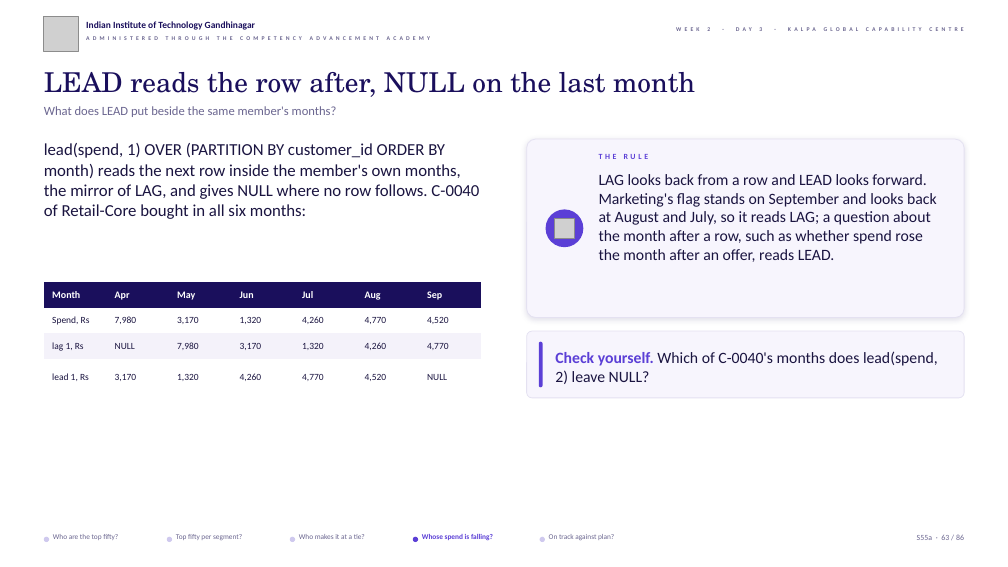
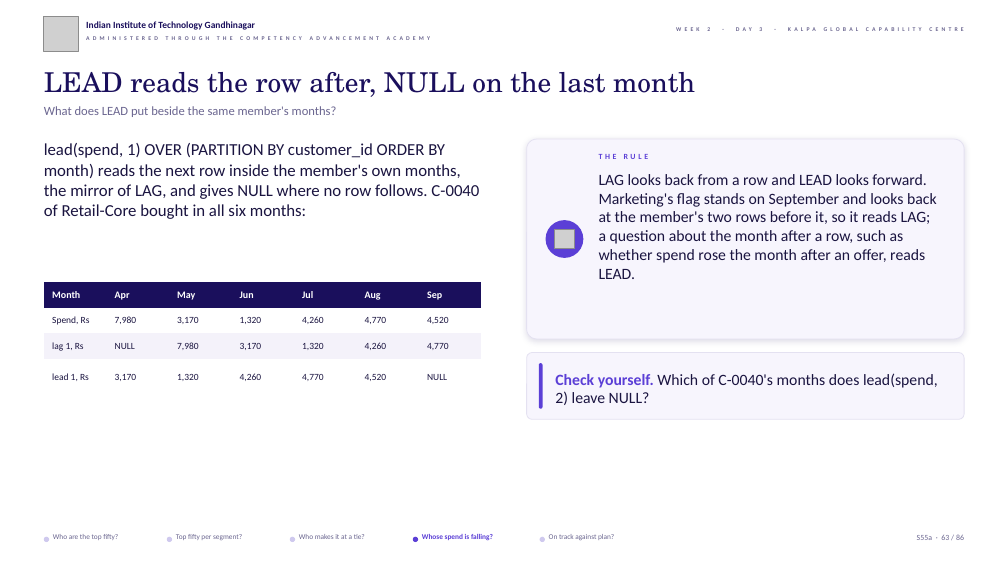
Before and after one commit to fde-academy-lab/c2-content-factory, a slide deck: slide 63 of content/W02/D3/slides/C2_W02_D03_half1_STUDENT.pptx. Drawn at 1008x567 pixels with LibreOffice and Linux fonts; fonts in the diff are those of the drawing; grey boxes stand for pictures; background and template pictures are left out. Boxes give left, top, right and bottom in pixels: in the first picture for what was removed or moved away, otherwise in the second. Text is boxed around its words. In the diff, an @@ line names an element or a change of style, - is before the commit and + after.

```diff
--- a/content/W02/D3/slides/C2_W02_D03_half1_STUDENT.pptx
+++ b/content/W02/D3/slides/C2_W02_D03_half1_STUDENT.pptx
@@ rounded rectangle: place and size @@
-rounded rectangle at bbox=[527, 139, 965, 318]
+rounded rectangle at bbox=[527, 139, 965, 339]
@@ text at bbox=[599, 174, 937, 279]: text changed @@
-LAG looks back from a row and LEAD looks forward. Marketing's flag stands on September and looks back at August and July, so it reads LAG; a question about the month after a row, such as whether spend rose the month after an offer, reads LEAD.
+LAG looks back from a row and LEAD looks forward. Marketing's flag stands on September and looks back at the member's two rows before it, so it reads LAG; a question about the month after a row, such as whether spend rose the month after an offer, reads LEAD.
@@ ellipse: place and size @@
-ellipse at bbox=[546, 209, 584, 247]
+ellipse at bbox=[546, 220, 584, 258]
@@ picture: place and size @@
-picture at bbox=[555, 219, 575, 238]
+picture at bbox=[555, 229, 575, 249]
@@ 2 rounded rectangles, 1 text: place and size @@
-2 rounded rectangles, 1 text at bbox=[527, 331, 965, 398]
+2 rounded rectangles, 1 text at bbox=[527, 352, 965, 419]
```
Also in this commit, not shown: 25 other slides changed, 3 other files.
